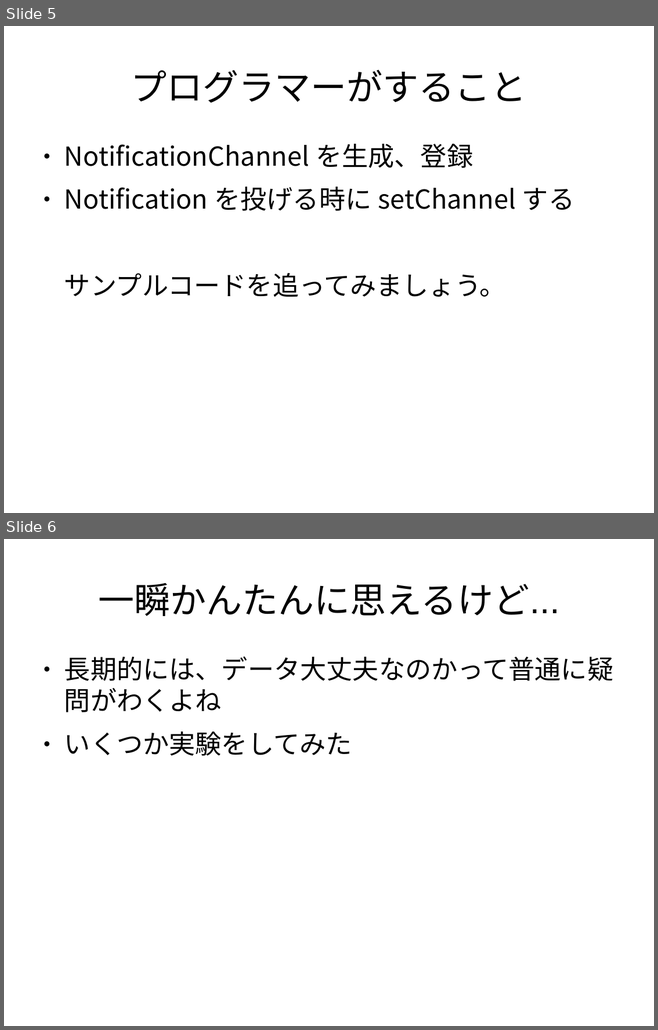
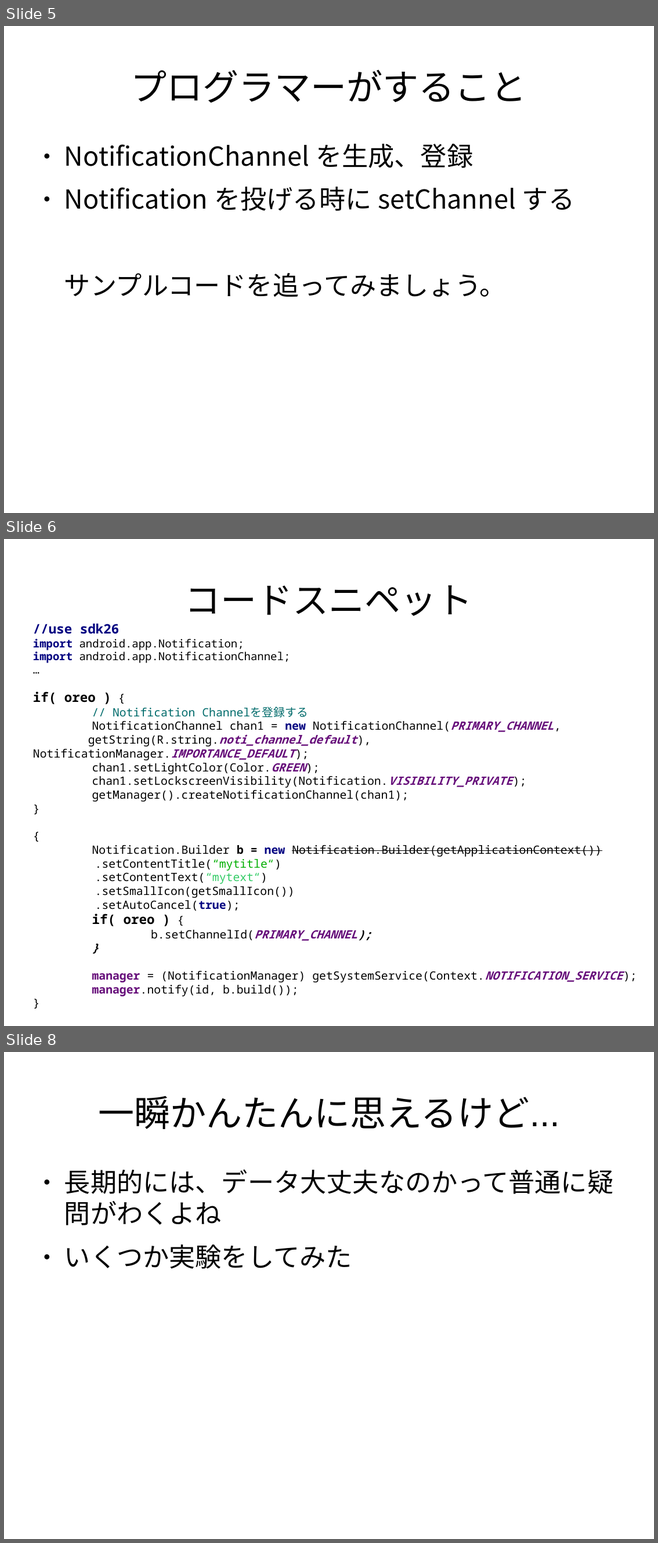
Before and after one commit to tmhouse/TestNotificationChannelSample, a slide deck: NotificationChannelについて.odp. Shown one above the other, each under a label of ours: slides 5 and 6 before the commit, slides 5, 6 and 8 after it; the slides between them are not shown. The pictures are 658x1030 and 658x1543 pixels, drawn with LibreOffice and Linux fonts; fonts in the diff are those of the drawing. Boxes give left, top, right and bottom in pixels: in the first picture for what was removed or moved away, otherwise in the second. Text is boxed around its words. In the diff, an @@ line names an element or a change of style, - is before the commit and + after.

```diff
--- a/NotificationChannelについて.odp
+++ b/NotificationChannelについて.odp
@@ slide 6 added at [4,539,654,1026], background #FFFFFF @@
@@ title added at [184,585,473,616], 44 pt, text #000000 @@
+コードスニペット
@@ text added at [33,624,622,997], 14 pt, text #000000 @@
+//use sdk26
+import android.app.Notification;
+import android.app.NotificationChannel;
+…
+if( oreo ) {
+// Notification Channelを登録する
+NotificationChannel chan1 = new NotificationChannel(PRIMARY_CHANNEL,
+getString(R.string.noti_channel_default), NotificationManager.IMPORTANCE_DEFAULT);
+chan1.setLightColor(Color.GREEN);
+chan1.setLockscreenVisibility(Notification.VISIBILITY_PRIVATE);
+getManager().createNotificationChannel(chan1);
+}
+{
+Notification.Builder b = new Notification.Builder(getApplicationContext())
+.setContentTitle(“mytitle“)
+.setContentText(“mytext“)
+.setSmallIcon(getSmallIcon())
+.setAutoCancel(true);
+if( oreo ) {
+b.setChannelId(PRIMARY_CHANNEL);
+}
+manager = (NotificationManager) getSystemService(Context.NOTIFICATION_SERVICE);
+manager.notify(id, b.build());
+}
@@ what was slide 6 is now slide 8 @@
```
Also in this commit, not shown: 1 other slide added.
